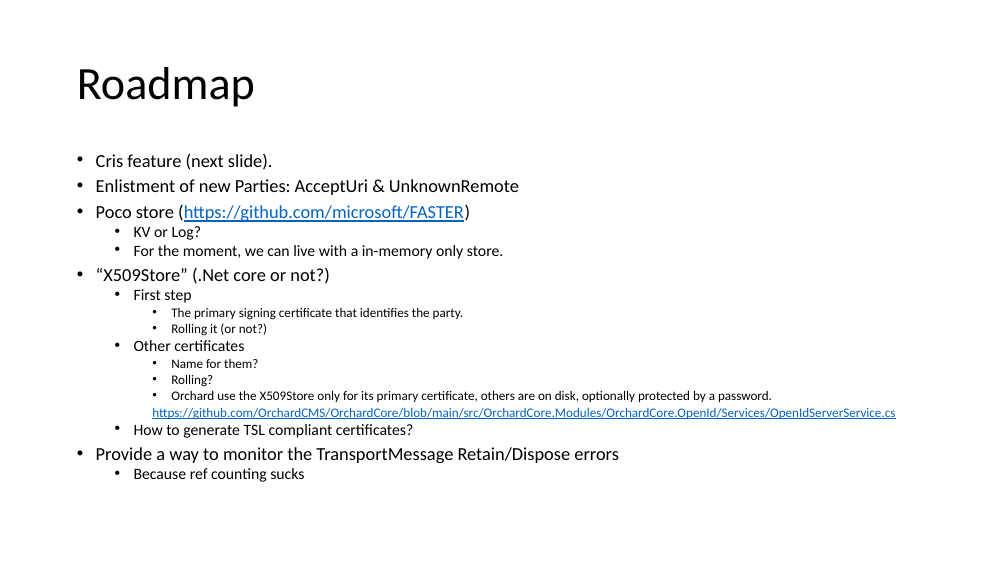
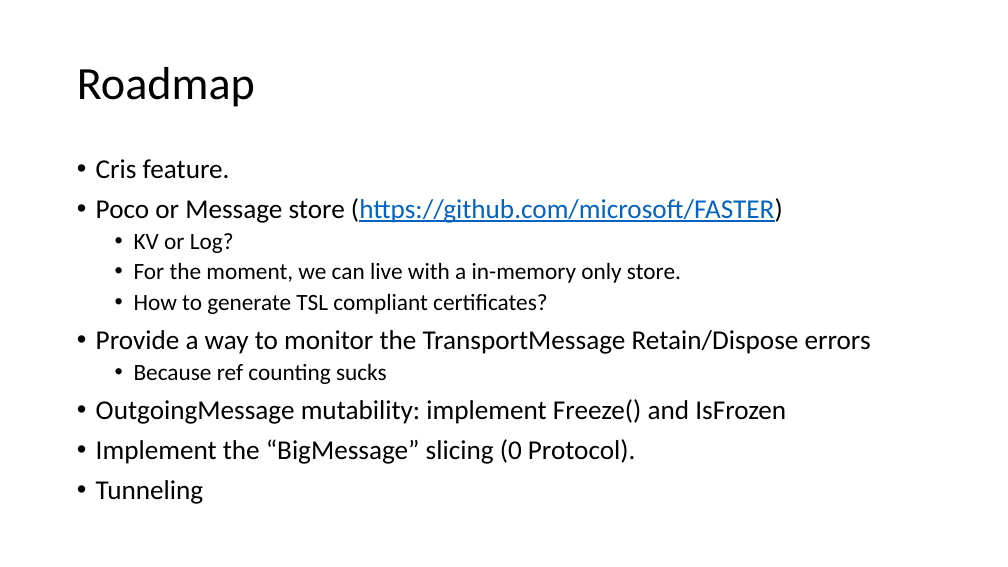
Before and after one commit to signature-opensource/CK-AppIdentity-Transport, a slide deck: slide 40 of Doc/CK-AppIdentity.pptx (slide 44 before the commit). Drawn at 1008x567 pixels with LibreOffice and Linux fonts; fonts in the diff are those of the drawing. Boxes give left, top, right and bottom in pixels: in the first picture for what was removed or moved away, otherwise in the second. Text is boxed around its words. In the diff, an @@ line names an element or a change of style, - is before the commit and + after.

Commit message:
Added ClockOffset on TransportFeature.
Updated pptx.

```diff
--- a/Doc/CK-AppIdentity.pptx
+++ b/Doc/CK-AppIdentity.pptx
@@ text at [96, 159, 783, 223]: text changed; size 17.5 to 25.9 pt; text colour #000000 to #0563C1 @@
-• Cris feature (next slide).
-• Enlistment of new Parties: AcceptUri & UnknownRemote
-• Poco store (https://github.com/microsoft/FASTER)
+• Cris feature.
+• Poco or Message store (https://github.com/microsoft/FASTER)
@@ text at [96, 233, 871, 384]: size 15 to 22.2 pt in "KV or Log?", "For the moment, we can live with ...", "How to generate TSL compliant certificates?", "Because ref counting sucks"; size 17.5 to 25.9 pt in "Provide a way to monitor the TransportMessage ..."; line spacing 0.7 to 0.9 @@
@@ text at [96, 268, 895, 420]: paragraphs removed @@
-• “X509Store” (.Net core or not?)
-  • First step
-    • The primary signing certificate that identifies the party.
-    • Rolling it (or not?)
-  • Other certificates
-    • Name for them?
-    • Rolling?
-    • Orchard use the X509Store only for its primary certificate, others are on disk, optionally protected by a password.
-    https://github.com/OrchardCMS/OrchardCore/blob/main/src/OrchardCore.Modules/OrchardCore.OpenId/Services/OpenIdServerService.cs
@@ text at [96, 399, 786, 504]: paragraphs added @@
+• OutgoingMessage mutability: implement Freeze() and IsFrozen
+• Implement the “BigMessage” slicing (0 Protocol).
+• Tunneling
```
Also in this commit, not shown: 10 other slides changed, 2 slides added, 9 slides removed, 20 other files.
